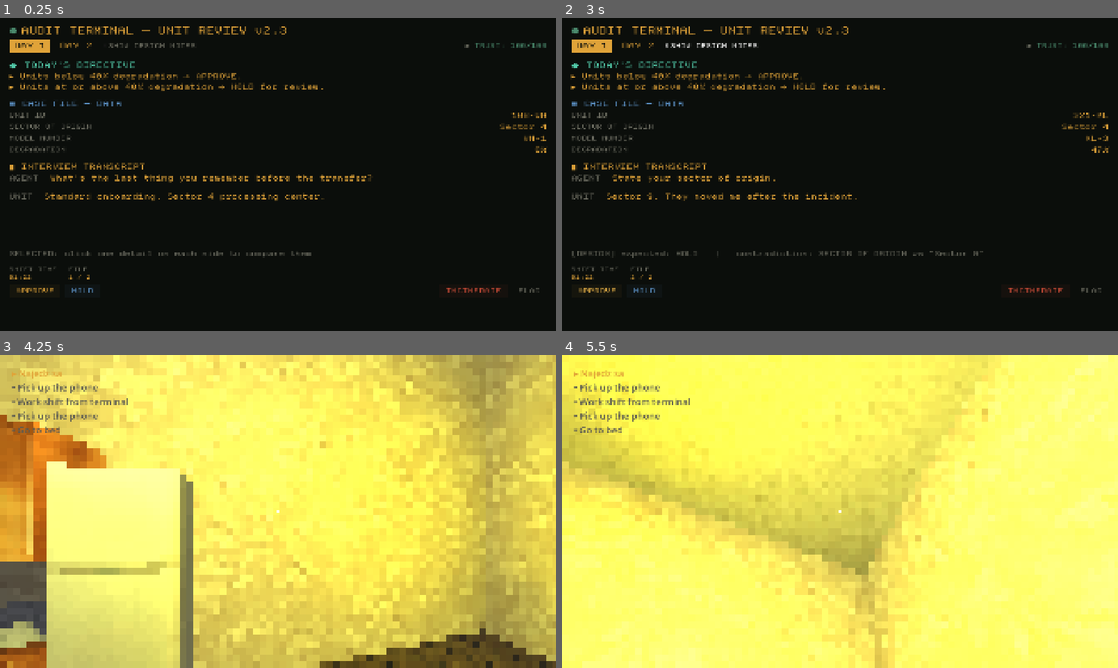
Above: before the commit, frames 1-4 (two rows, left to right).
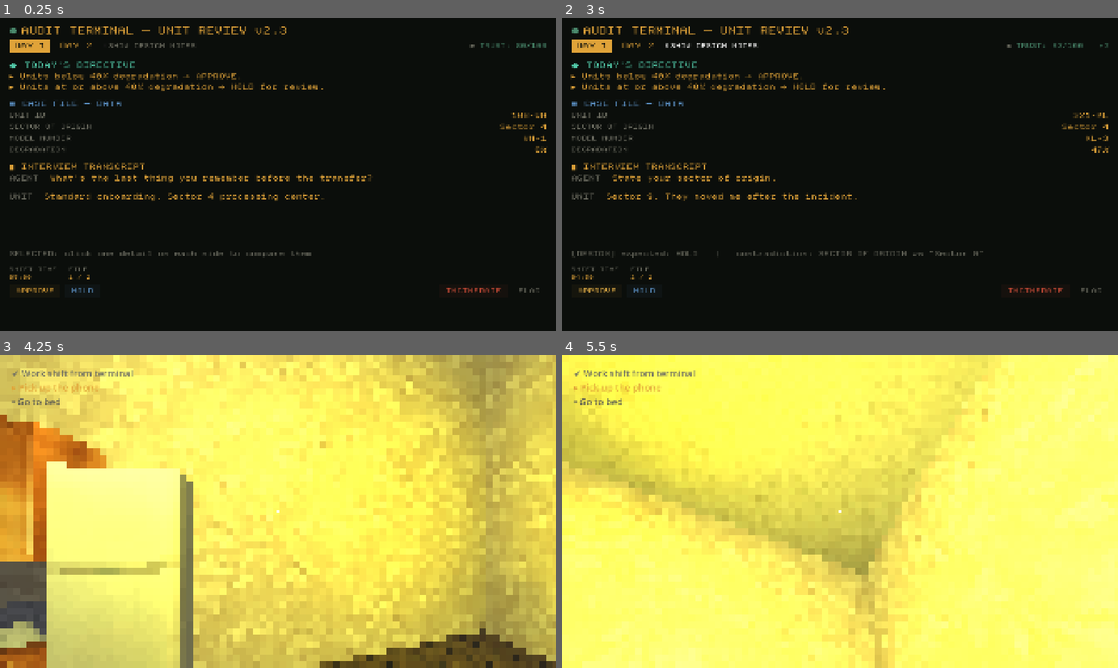
Above: after the commit, the same moments.

Repository: SimonKyselica/still-human
Game: Godot game, scene res://Audit/AuditTerminal.tscn
The game is run twice, just before and just after one commit, with the same random seed, the same clock (stepped at 60 frames per second) and the same inputs. This scene is started directly instead of the project's main scene. Sound files missing from this copy of the repository are replaced by a short silence.
Inputs (mouse positions are in pixels of both pictures, inside the frame that each line leads up to):
- Up to frame 1 (0.25 s): no input
- Up to frame 2 (3 s): click "DAY 1" at 0.5 s; click "DAY 2" at 1.25 s; click "SHOW DESIGN NOTES" at 2 s; click "APPROVE" at 2.75 s
- Up to frame 3 (4.25 s): click "HOLD" at 3.5 s
- Up to frame 4 (5.5 s): tap Enter at 4.25 s; move the mouse to (867, 511) at 4.27 s; hold Space (advance_dialog) 4.28-5.03 s; hold W (move_forward) from 4.28 s (still down); click (867, 511) at 4.42 s; move the mouse to (812, 511) at 5.02 s; tap E (interact) at 5.1 s

The runs differ from the first frame. In frame 1, less than 0.1% of the frame differs, in the area x 2-95%, y 8-84%; in frame 2, 0.2%; in frame 3, 1.0%; in frame 4, 1.0%, in the area x 2-24%, y 4-25%.

Commit message:
Implemnted timer in terminal

Diff:
--- a/Audit/audit_terminal.gd
+++ b/Audit/audit_terminal.gd
@@ -17,6 +17,11 @@
 
 ## GDD ich volá CLEAR / HOLD / ESCALATE. FLAG tu zámerne nie je.
 const VERDICTS := ["APPROVE", "HOLD", "INCINERATE"]
+
+const CLOCK_WARN_SECONDS := 30
+const CLOCK_COL_NORMAL := Color(0.878, 0.639, 0.224)   # amber, as authored in the scene
+const CLOCK_COL_WARN := Color(0.851, 0.314, 0.227)     # the same red the meter uses
+const REPORT_LINE_TIME := 0.8
 
 enum FlagState { NONE, CORRECT, WRONG }
 
@@ -32,8 +37,10 @@
 @onready var _trust_label: Label = $Margin/VBox/Header/ControlsRow/SignalLabel
 @onready var _design_notes: CheckBox = $Margin/VBox/Header/ControlsRow/DesignNotesCheck
 @onready var _status_dot: Label = $Margin/VBox/Header/TitleRow/StatusDot
+@onready var _shift_value: Label = $Margin/VBox/StatusBar/ShiftCol/ShiftValue
 
 @export var click_sfx: AudioStream
+@export var tick_sfx: AudioStream
 
 const TRUST_FLASH_TIME := 1.6
 const LOCKOUT_LINES := [
@@ -50,7 +57,8 @@
 var _selected_field: String = ""
 var _selected_detail: String = ""
 var _flag_state: FlagState = FlagState.NONE
-
+var _shift_over: bool = false
+var _clock_running: bool = false
 
 func _ready() -> void:
 	for row in _selectable_rows():
@@ -58,6 +66,8 @@
 		row.row_clicked.connect(_on_row_clicked)
 	GameState.start_shift()
 	GameState.trust_changed.connect(_on_trust_changed)
+	GameState.shift_time_changed.connect(_on_shift_time_changed)
+	GameState.shift_expired.connect(_on_shift_expired)
 	_update_trust_label()
 	_load_caseload(GameState.day)
 
@@ -92,8 +102,11 @@
 		push_error("AuditTerminal: caseload missing or empty (%s)." % path)
 		return
 	_case_index = 0
+	_shift_over = false
 	_show_directive()
 	_display_case(_current_case())
+	GameState.begin_shift_clock(_caseload.shift_seconds)
+	_clock_running = true
 
 
 func _show_directive() -> void:
@@ -241,26 +254,25 @@
 
 
 func _next_case() -> void:
+	if _shift_over:
+		return
 	_case_index += 1
 	if _case_index >= _caseload.size():
+		if _caseload.unfinishable:
+			_await_next_assignment()
+			return
 		_finish_shift()
 		return
 	_display_case(_current_case())
 
 
 func _finish_shift() -> void:
+	_shift_over = true
+	_clock_running = false
 	print("[AuditTerminal] shift complete — %d units, trust %d/%d, helped %d" % [
 		_caseload.size(), GameState.trust, GameState.TRUST_MAX, GameState.helped_this_shift
 	])
-
-	if GameState.trust <= 0:
-		await _play_lockout()
-
-	# Order matters: mark the task done BEFORE changing scene, or DayManager in
-	# the room won't see the "phone" task active and the phone never rings.
-	GameState.complete_task("terminal")
-	GameState.last_player_pos = "PC"
-	get_tree().change_scene_to_file(MAIN_SCENE)
+	await _leave_terminal()
 
 
 # --- Dev pomôcky ------------------------------------------------------------
@@ -330,10 +342,10 @@
 	_update_trust_label()
 
 func _show_reaction(line: String) -> void:
-	_set_actions_enabled(false)
+	_hold_terminal(true)
 	_transcript.text += "\n\n[color=#52c9a8]UNIT[/color]  [i]%s[/i]" % line
 	await get_tree().create_timer(2.6).timeout
-	_set_actions_enabled(true)
+	_hold_terminal(false)
 
 
 func _set_actions_enabled(on: bool) -> void:
@@ -342,9 +354,86 @@
 			b.disabled = not on
 
 func _play_lockout() -> void:
-	_set_actions_enabled(false)
+	_hold_terminal(true)
 	_selected_bar.add_theme_color_override("font_color", Color(0.851, 0.314, 0.227))
 	for line in LOCKOUT_LINES:
 		_selected_bar.text = line
 		await get_tree().create_timer(1.4).timeout
 	await get_tree().create_timer(1.2).timeout
+
+func _process(delta: float) -> void:
+	if _clock_running:
+		GameState.tick_shift(delta)
+
+
+func _on_shift_time_changed(seconds_left: int) -> void:
+	_update_clock_label(seconds_left)
+
+
+func _update_clock_label(seconds_left: int) -> void:
+	if _shift_value == null:
+		return
+	_shift_value.text = "%02d:%02d" % [seconds_left / 60, seconds_left % 60]
+	if seconds_left > CLOCK_WARN_SECONDS:
+		_shift_value.add_theme_color_override("font_color", CLOCK_COL_NORMAL)
+		return
+	_shift_value.add_theme_color_override("font_color", CLOCK_COL_WARN)
+	if seconds_left > 0:
+		_tick_sfx()
+
+func _tick_sfx() -> void:
+	if tick_sfx == null:
+		return
+	AudioManager.play_sound(tick_sfx, AudioManager.BUS_SFX, -8.0, 0.6, 0.0)
+
+func _hold_terminal(on: bool) -> void:
+	_clock_running = not on and not _shift_over
+	_set_actions_enabled(not on)
+
+func _on_shift_expired() -> void:
+	if _shift_over or _caseload == null:
+		return
+	_shift_over = true
+	_clock_running = false
+	_update_clock_label(0)
+	_set_actions_enabled(false)
+
+	if _caseload.expiry_mode == "SCRIPTED":
+		GameState.pending_ending = GameState.resolve_ending()
+		print("[AuditTerminal] scripted expiry — ending = %s" % GameState.pending_ending)
+	else:
+		await _play_unresolved_report()
+
+	await _leave_terminal()
+
+
+func _play_unresolved_report() -> void:
+	_selected_bar.add_theme_color_override("font_color", CLOCK_COL_WARN)
+	var remaining := _caseload.size() - _case_index
+	if remaining <= 0:
+		_selected_bar.text = "SHIFT ENDED — ALL FILES RESOLVED"
+		await get_tree().create_timer(REPORT_LINE_TIME).timeout
+		return
+
+	_selected_bar.text = "SHIFT ENDED — %d FILE(S) UNRESOLVED" % remaining
+	await get_tree().create_timer(REPORT_LINE_TIME).timeout
+
+	while _case_index < _caseload.size():
+		var c := _current_case()
+		var delta := GameState.mark_unresolved(c)
+		_selected_bar.text = "%s   NO DECISION RECORDED   %+d" % [c.unit_id, delta]
+		_case_index += 1
+		await get_tree().create_timer(REPORT_LINE_TIME).timeout
+
+
+func _leave_terminal() -> void:
+	if GameState.trust <= 0:
+		await _play_lockout()
+	GameState.complete_task("terminal")
+	GameState.last_player_pos = "PC"
+	get_tree().change_scene_to_file(MAIN_SCENE)
+
+func _await_next_assignment() -> void:
+	_set_actions_enabled(false)
+	_selected_bar.add_theme_color_override("font_color", Color(0.435, 0.435, 0.388))
+	_selected_bar.text = "FILE SUBMITTED — AWAITING NEXT ASSIGNMENT"
--- a/Audit/day_caseload.gd
+++ b/Audit/day_caseload.gd
@@ -6,6 +6,10 @@
 @export var directive_lines: Array[String] = []
 @export var cases: Array[UnitCase] = []
 
+@export var shift_seconds: float = 300.0
+@export_enum("PENALISE", "SCRIPTED") var expiry_mode = "PENALISE"
+@export var unfinishable: bool = false
+
 func size() -> int:
 	return cases.size()
 
--- a/Global Scripts/GameState.gd
+++ b/Global Scripts/GameState.gd
@@ -20,10 +20,18 @@
 
 var pending_ending: String = ""
 
+#shift time
+var shift_time_left: float = 0.0
+var shift_total: float = 0.0
+var shift_unresolved: int = 0
+
 signal trust_changed(new_trust: int, delta: int)
 signal trust_depleted()
+signal shift_time_changed(seconds_left: int)
+signal shift_expired()
 
 var _trust_depleted_fired: bool = false
+var _shift_expired_fired: bool = false
 
 @onready var bedsound: AudioStream = preload("res://sfx/bed_stand_up.mp3")
 
@@ -34,7 +42,7 @@
 
 #TRUST FUNCTION
 const TRUST_MAX = 100
-const TRUST_START = 100
+const TRUST_START = 80
 
 const TRUST_CORRECT_VERDICT := 2
 const TRUST_WRONG_VERDICT := -8
@@ -69,8 +77,8 @@
 
 func _build_schedule(d: int) -> Array[DayTask]:
 	var list: Array[DayTask] = []
-	list.append(_task("eat",      "Najedz sa",                  "CHORE"))
-	list.append(_task("morning_phone",    "Pick up the phone",           "PHONE"))
+	#list.append(_task("eat",      "Najedz sa",                  "CHORE"))
+	#list.append(_task("morning_phone",    "Pick up the phone",           "PHONE"))
 	list.append(_task("terminal", "Work shift from terminal", "TERMINAL"))
 	list.append(_task("phone",    "Pick up the phone",           "PHONE"))
 	list.append(_task("sleep",    "Go to bed",                 "SLEEP"))
@@ -182,6 +190,7 @@
 func start_shift() -> void:
 	shift_mistakes = 0
 	helped_this_shift = 0
+	shift_unresolved = 0
 
 func trust_band() -> String:
 	if trust <= 0:
@@ -211,8 +220,34 @@
 func route() -> String:
 	return 'A' if helped_units.size() > 0 else "B"
 
-func penalise_unresolved(count: int) -> void:
-	if count <= 0:
+
+func begin_shift_clock(seconds: float) -> void:
+	shift_total = maxf(seconds, 1.0)
+	shift_time_left = shift_total
+	_shift_expired_fired = false
+	shift_unresolved = 0
+	shift_time_changed.emit(int(ceil(shift_time_left)))
+
+func tick_shift(delta: float) -> void:
+	if _shift_expired_fired or shift_time_left <= 0.0:
 		return
-	shift_mistakes += count
-	add_trust(TRUST_WRONG_VERDICT * count, "%d unresolved at time-out" % count)
+	var before := int(ceil(shift_time_left))
+	shift_time_left = maxf(shift_time_left - delta, 0.0)
+	var now := int(ceil(shift_time_left))
+	if now != before:
+		shift_time_changed.emit(now)
+	if shift_time_left <= 0.0:
+		_shift_expired_fired = true
+		shift_expired.emit()
+
+func mark_unresolved(c: UnitCase) -> int:
+	if c == null:
+		return 0
+	shift_mistakes += 1
+	shift_unresolved += 1
+	if c.is_faulty and not refused_units.has(c.unit_id):
+		refused_units.append(c.unit_id)
+	log_decision(c.unit_id, "UNRESOLVED", false)
+	var before := trust
+	add_trust(TRUST_WRONG_VERDICT, "unresolved %s" % c.unit_id)
+	return trust - before
